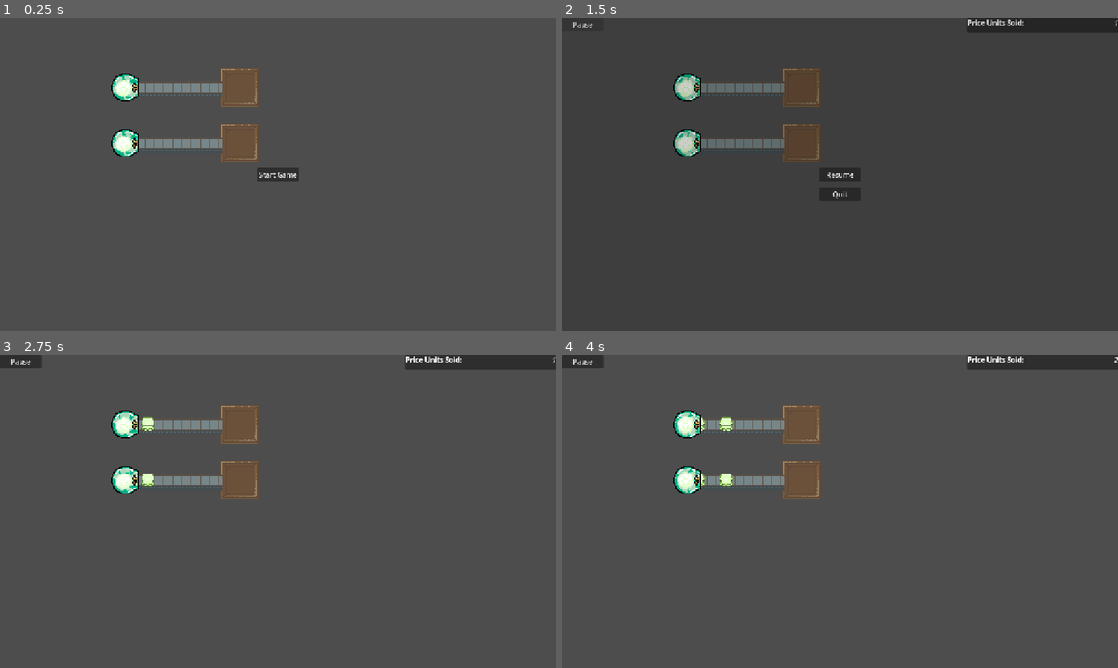
Above: before the commit, frames 1-4 (two rows, left to right).
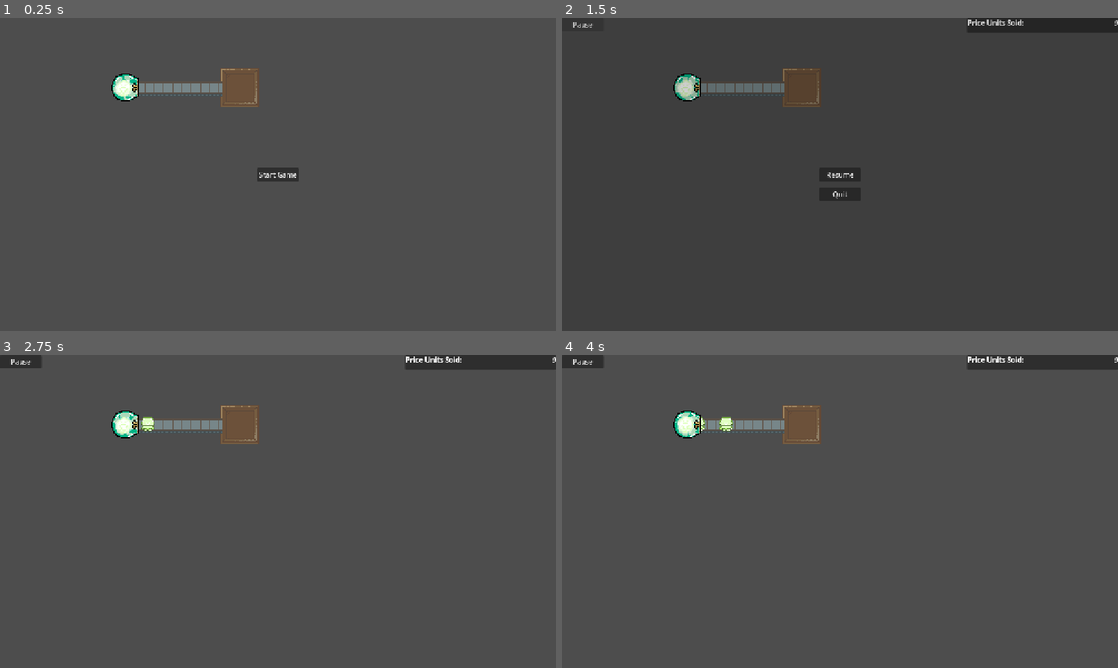
Above: after the commit, the same moments.

Repository: SemaLuna/everybodys-got-a-price
Game: Godot game, scene res://main.tscn
Same seed, same stepped clock (60 frames per second), same inputs: the game is played once before the commit and once after it.
Inputs:
- Up to frame 1 (0.25 s): no input
- Up to frame 2 (1.5 s): click "Start Game" at 0.5 s; click "Pause" at 1.25 s
- Up to frame 3 (2.75 s): click "Resume" at 2 s
- Up to frame 4 (4 s): no input

The runs differ from the first frame. In frame 1, 1.4% of the frame differs, in the area x 20-47%, y 34-46%; in frame 2, 1.4%; in frame 3, 1.5%, in the area x 20-100%, y 0-46%; in frame 4, 1.5%.

Commit message:
feat: When Price enters the trash can score increases!

Diff:
--- a/main.gd
+++ b/main.gd
@@ -9,19 +9,15 @@
 func _ready() -> void:
 	uiItems = [$MainMenu, $PauseMenu, $HUD]
 	reset_game_state()
-
-	# TODO remove, just for testing
-	$Timer.start()
-
-# TODO remove
-func _on_timer_timeout() -> void:
-	if (is_game_started && !is_game_paused):
-		price_units_sold += 1
+	$PlanningPhase/Trash.connect("increase_score", on_increase_score)
 
 func _process(delta: float) -> void:
 	if (is_game_started):
 		$HUD.update_score_banner(price_units_sold)
 
+func on_increase_score():
+	price_units_sold += 1
+	$HUD.update_score_banner(price_units_sold)
 
 func reset_game_state() -> void:
 	# TODO Start background title music
--- a/main.tscn
+++ b/main.tscn
@@ -26,11 +26,8 @@
 
 [node name="Timer" type="Timer" parent="." unique_id=2009036978]
 
-[node name="Planning" parent="." unique_id=222239368 instance=ExtResource("5_lquwl")]
+[node name="PlanningPhase" parent="." unique_id=222239368 instance=ExtResource("5_lquwl")]
 position = Vector2(320, 192)
-
-[node name="Planning2" parent="." unique_id=1522243669 instance=ExtResource("5_lquwl")]
-position = Vector2(320, 320)
 
 [node name="TileMapLayer" type="TileMapLayer" parent="." unique_id=559005502]
 position = Vector2(40, -520)
--- a/scene/planning.tscn
+++ b/scene/planning.tscn
@@ -14,9 +14,12 @@
 
 [node name="Conveyor" parent="." unique_id=1667239738 instance=ExtResource("1_w2ni8")]
 position = Vector2(32, -32)
+metadata/_edit_group_ = true
 
 [node name="Conveyor2" parent="." unique_id=1646736851 instance=ExtResource("1_w2ni8")]
 position = Vector2(96, -32)
+metadata/_edit_group_ = true
 
 [node name="Conveyor3" parent="." unique_id=1909036483 instance=ExtResource("1_w2ni8")]
 position = Vector2(160, -32)
+metadata/_edit_group_ = true
--- a/scripts/trash.gd
+++ b/scripts/trash.gd
@@ -1,6 +1,7 @@
 extends Area2D
 
 @onready var item_holder = $ItemHolder
+signal increase_score
 
 func can_receive_item():
 	return item_holder.get_child_count() == 0
@@ -11,3 +12,4 @@
 func _on_item_holder_item_ready():
 	var item = item_holder.offload_item()
 	item.queue_free()
+	increase_score.emit()
